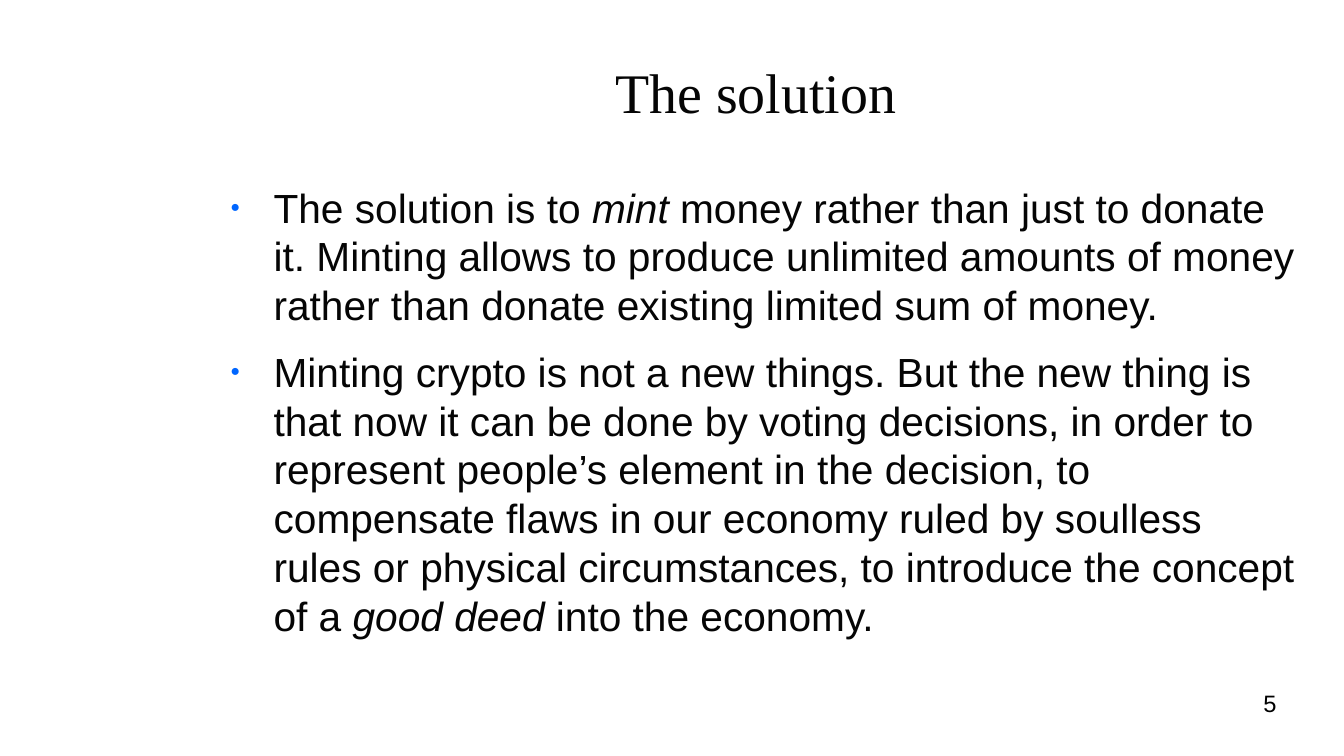
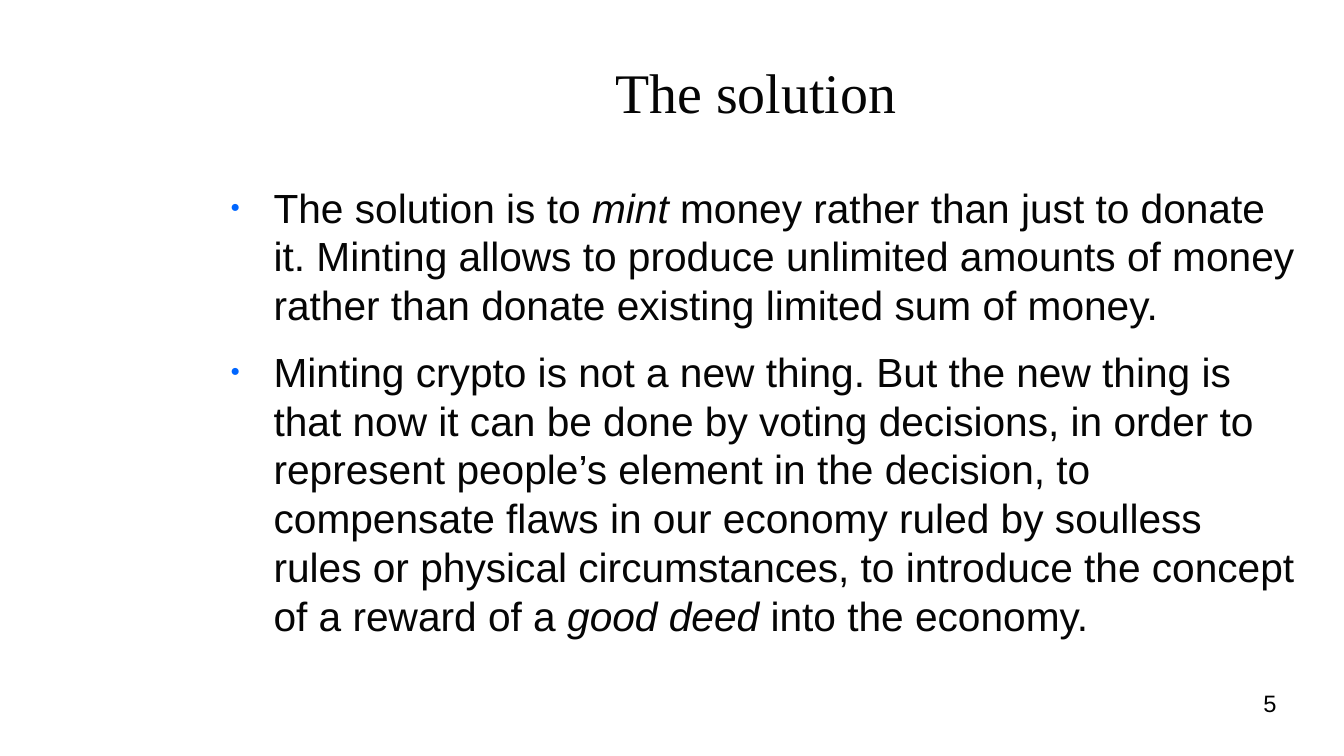
Before and after one commit to vporton/courts, a slide deck: slide 5 of deliverables/pitch-deck.odp. Drawn at 1344x756 pixels with LibreOffice and Linux fonts; fonts in the diff are those of the drawing; background and template pictures are left out. Boxes give left, top, right and bottom in pixels: in the first picture for what was removed or moved away, otherwise in the second. Text is boxed around its words. In the diff, an @@ line names an element or a change of style, - is before the commit and + after.

```diff
--- a/deliverables/pitch-deck.odp
+++ b/deliverables/pitch-deck.odp
@@ text at (274,357,1294,638): text changed @@
-● Minting crypto is not a new things. But the new thing is that now it can be done by voting decisions, in order to represent people’s element in the decision, to compensate flaws in our economy ruled by soulless rules or physical circumstances, to introduce the concept of a good deed into the economy.
+● Minting crypto is not a new thing. But the new thing is that now it can be done by voting decisions, in order to represent people’s element in the decision, to compensate flaws in our economy ruled by soulless rules or physical circumstances, to introduce the concept of a reward of a good deed into the economy.
```
Also in this commit, not shown: 4 other slides changed.
